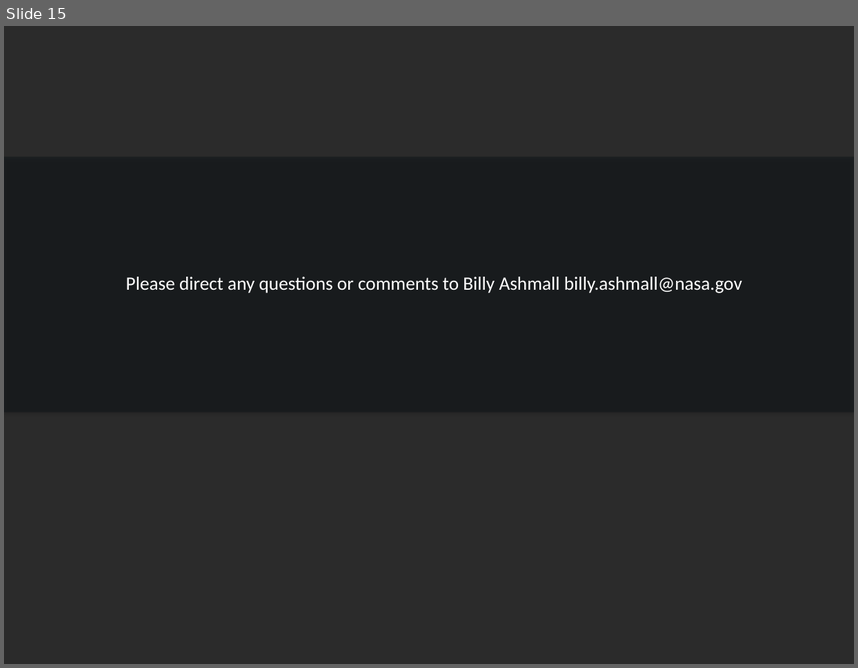
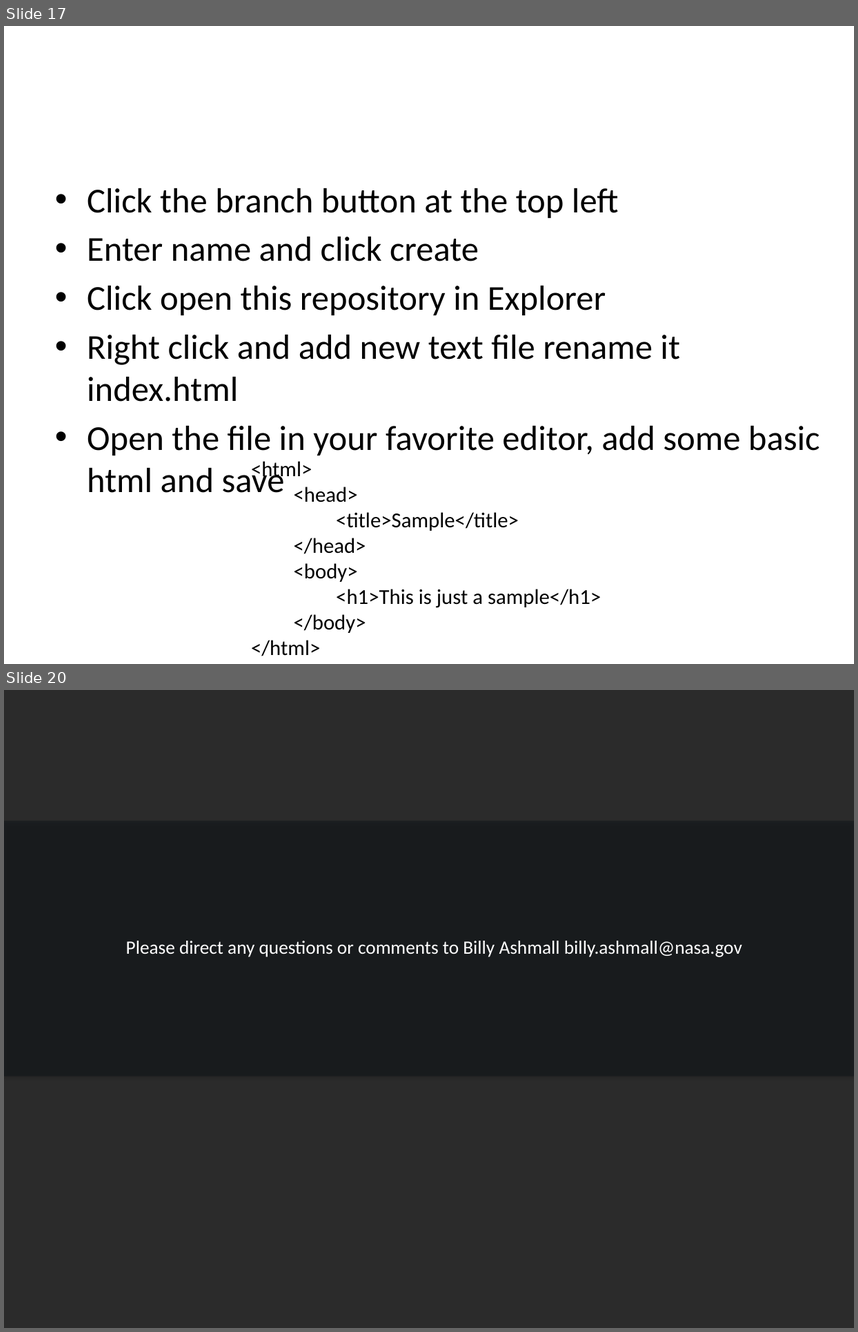
Before and after one commit to billyz313/SERVIR-Github-Demo, a slide deck: SERVIR_github.pptx. Shown one above the other, each under a label of ours: slide 15 before the commit, slides 17 and 20 after it; the slides between them are not shown. The pictures are 858x668 and 858x1332 pixels, drawn with LibreOffice and Linux fonts; fonts in the diff are those of the drawing; background and template pictures are left out; a plain dark background stands for a picture behind light text. Boxes give left, top, right and bottom in pixels: in the first picture for what was removed or moved away, otherwise in the second. Text is boxed around its words. In the diff, an @@ line names an element or a change of style, - is before the commit and + after.

```diff
--- a/SERVIR_github.pptx
+++ b/SERVIR_github.pptx
@@ slide 17 added at box(4, 26, 854, 664), background #FFFFFF @@
@@ text added at box(87, 188, 820, 455), 29.6 pt, text #000000 @@
+• Click the branch button at the top left
+• Enter name and click create
+• Click open this repository in Explorer
+• Right click and add new text file rename it index.html
+• Open the file in your favorite editor, add some basic html and save
@@ title added at box(161, 468, 214, 492), 24 pt, text #FFFFFF @@
+Branch and add code
@@ text added at box(251, 461, 601, 656), 18 pt, text #000000 @@
+<html>
+<head>
+<title>Sample</title>
+</head>
+<body>
+<h1>This is just a sample</h1>
+</body>
+</html>
@@ what was slide 15 is now slide 20 @@
```
Also in this commit, not shown: 4 other slides added.
